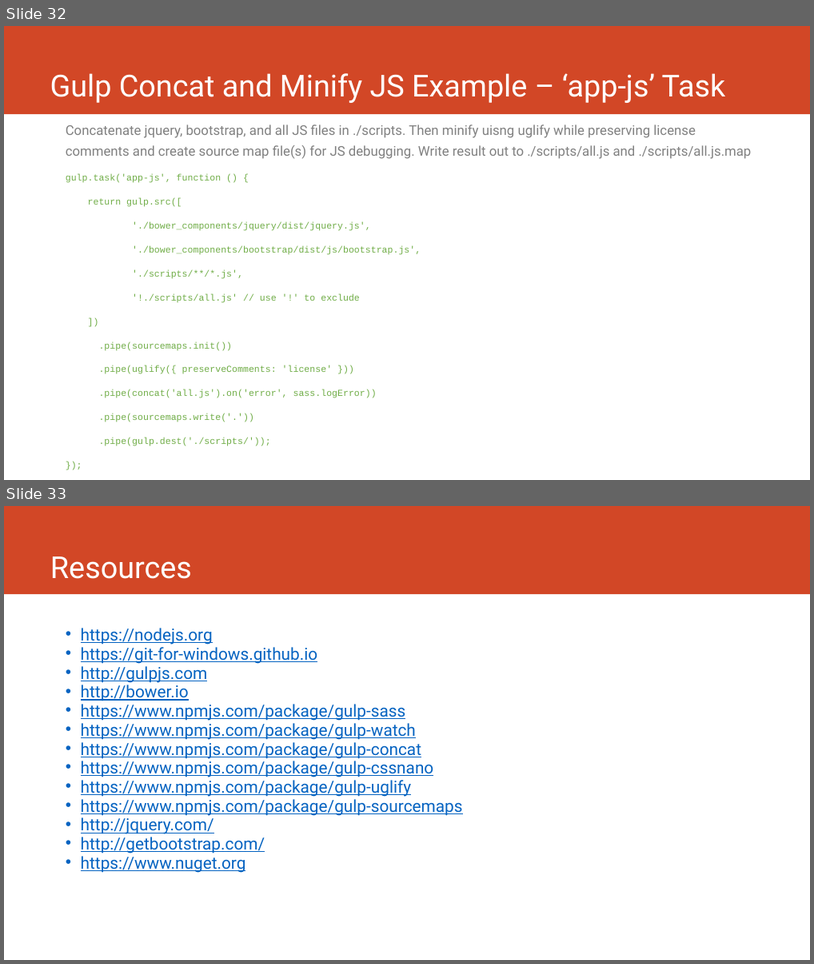
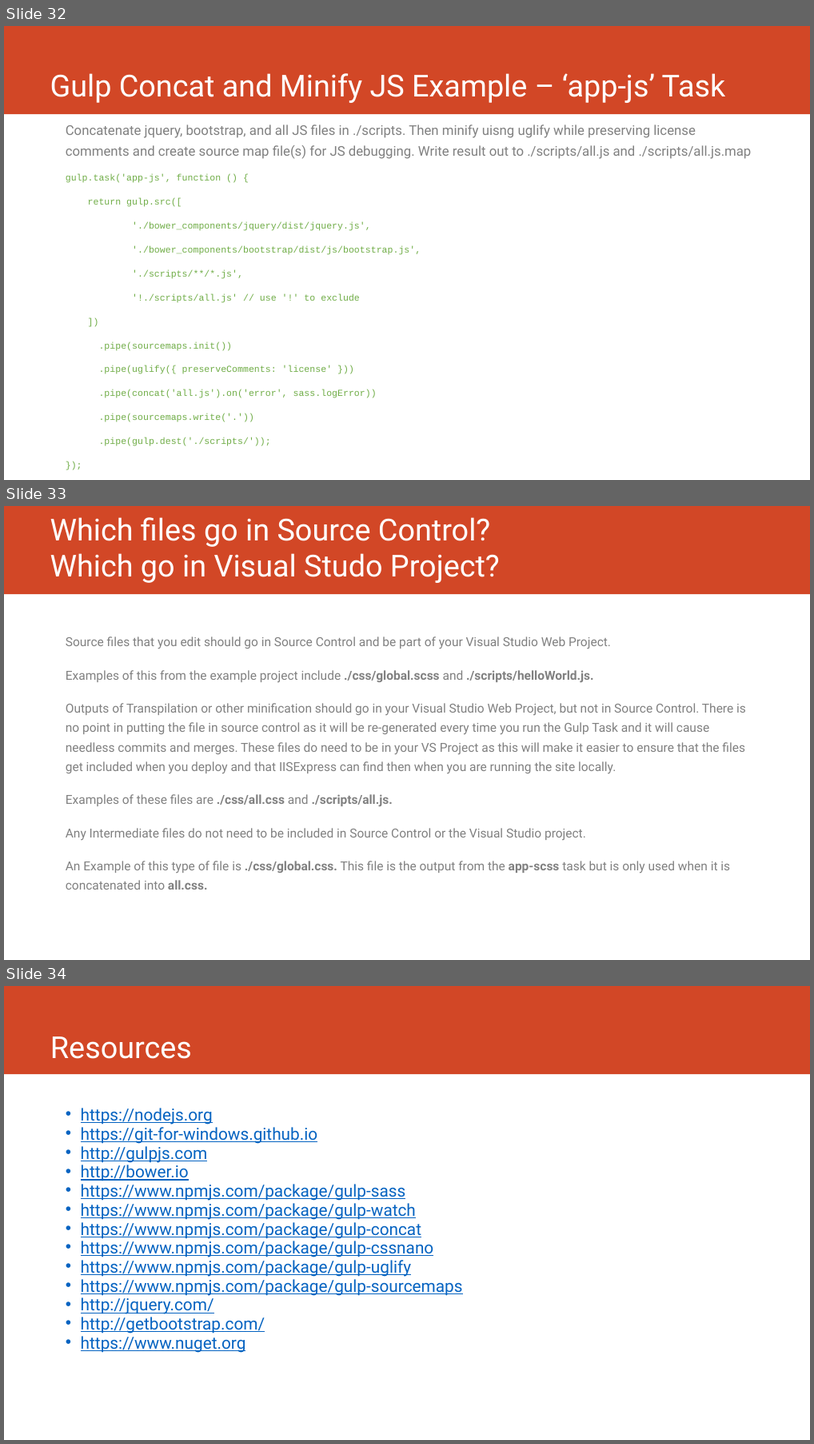
Before and after one commit to ormico/npmgulpbowerdemo, a slide deck: Intro to NPM, Gulp, and Bower.pptx. Shown one above the other, each under a label of ours: slides 32 and 33 before the commit, slides 32, 33 and 34 after it. The pictures are 814x964 and 814x1444 pixels, drawn with LibreOffice and Linux fonts; fonts in the diff are those of the drawing. Boxes give left, top, right and bottom in pixels: in the first picture for what was removed or moved away, otherwise in the second. Text is boxed around its words. In the diff, an @@ line names an element or a change of style, - is before the commit and + after.

Commit message:
add slide on which files should be checked in/added to VS Proj

```diff
--- a/Intro to NPM, Gulp, and Bower.pptx
+++ b/Intro to NPM, Gulp, and Bower.pptx
@@ slide 33 added at box(4, 506, 810, 960), background #FFFFFF; not listed: 1 template element that a slide beside it also shows @@
@@ title added at box(50, 517, 500, 583), 36 pt, text #FFFFFF @@
+Which files go in Source Control?
+Which go in Visual Studo Project?
@@ text added at box(66, 636, 746, 889), 14.8 pt, text #808080 @@
+Source files that you edit should go in Source Control and be part of your Visual Studio Web Project.
+Examples of this from the example project include ./css/global.scss and ./scripts/helloWorld.js.
+Outputs of Transpilation or other minification should go in your Visual Studio Web Project, but not in Source Control. There is no point in putting the file in source control as it will be re-generated every time you run the Gulp Task and it will cause needless commits and merges. These files do need to be in your VS Project as this will make it easier to ensure that the files get included when you deploy and that IISExpress can find then when you are running the site locally.
+Examples of these files are ./css/all.css and ./scripts/all.js.
+Any Intermediate files do not need to be included in Source Control or the Visual Studio project.
+An Example of this type of file is ./css/global.css. This file is the output from the app-scss task but is only used when it is concatenated into all.css.
@@ what was slide 33 is now slide 34 @@
```
